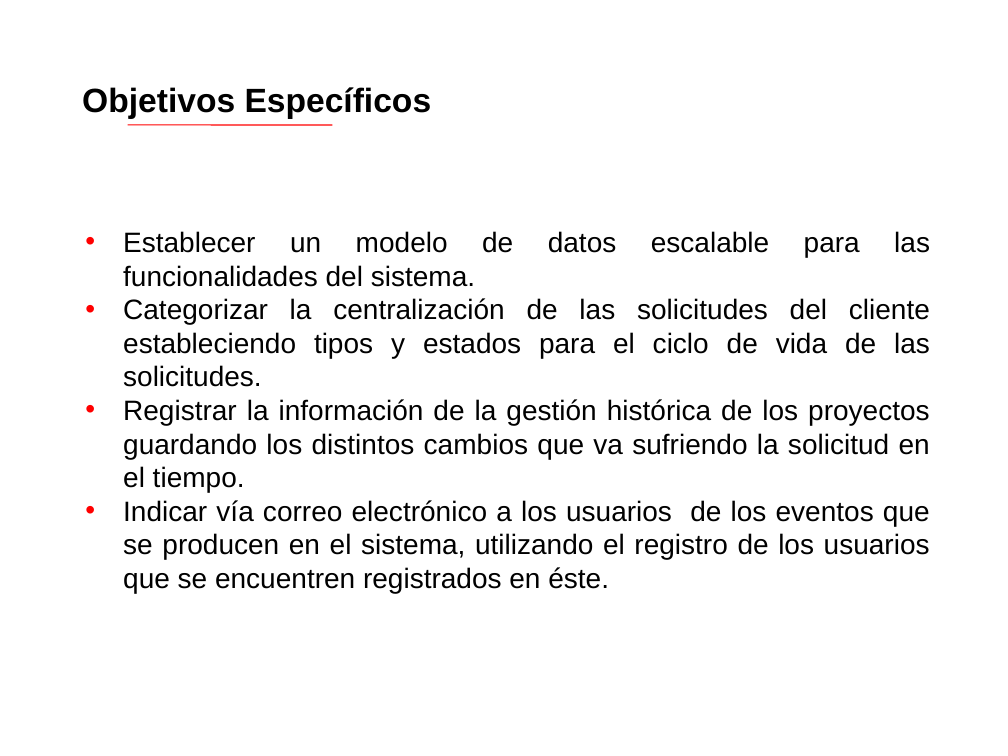
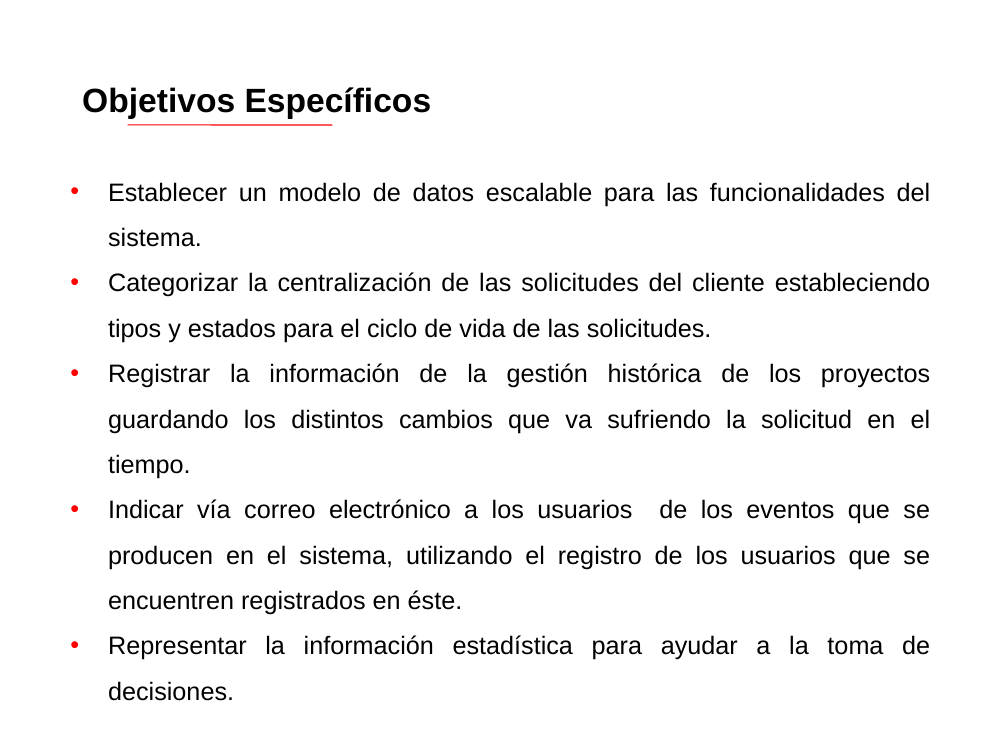
Before and after one commit to luxohcf/sgm-lazos, a slide deck: slide 3 of Ante-Proyecto (entrega 20130909)/Documentación/Presentación Ante-proyecto.ppt. Drawn at 1008x756 pixels with LibreOffice and Linux fonts; fonts in the diff are those of the drawing; background and template pictures are left out. Boxes give left, top, right and bottom in pixels: in the first picture for what was removed or moved away, otherwise in the second. Text is boxed around its words. In the diff, an @@ line names an element or a change of style, - is before the commit and + after.

```diff
--- a/Ante-Proyecto (entrega 20130909)/Documentación/Presentación Ante-proyecto.ppt
+++ b/Ante-Proyecto (entrega 20130909)/Documentación/Presentación Ante-proyecto.ppt
@@ text "Establecer un modelo de datos ...": place and size @@
-text "Establecer un modelo de datos ..." at [123, 231, 930, 593]
+text "Establecer un modelo de datos ..." at [108, 182, 931, 701]
@@ text at [108, 182, 931, 615]: size 20 to 18 pt in "Establecer un modelo de datos escalable para ...", "Categorizar la centralización de las solicitudes del ...", "Registrar la información de la gestión histórica ...", "Indicar vía correo electrónico a los usuarios ..."; line spacing 1 to 1.5 @@
@@ text at [108, 635, 930, 701]: paragraph added @@
+• Representar la información estadística para ayudar a la toma de decisiones.
```
Also in this commit, not shown: 1 other slide changed, 5 slides added, 1 slide removed, 3 other files.
